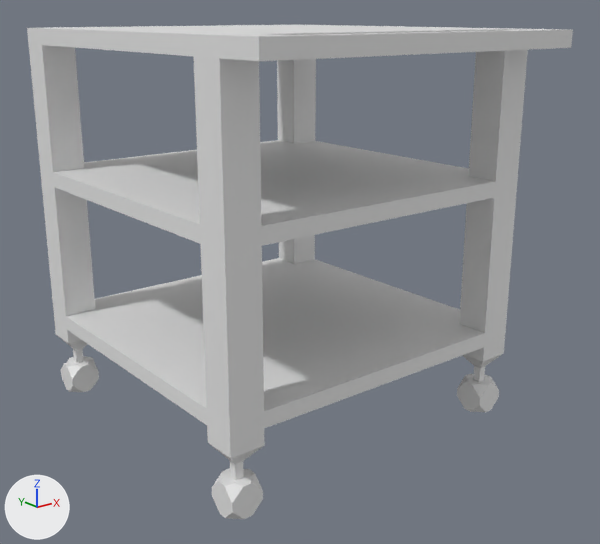
One commit to the FBX model Assets/Models/Cart.fbx: the scene before it, then after it.
Both versions are drawn from a 50 mm lens placed at (-22.1, -53.1, 25.0), pointed at (10.2, -12.7, 8.8). Lighting does not change. The marker at lower left points along +X, +Y and +Z. The first picture is the older version. Vertices at exactly the same position are counted once.
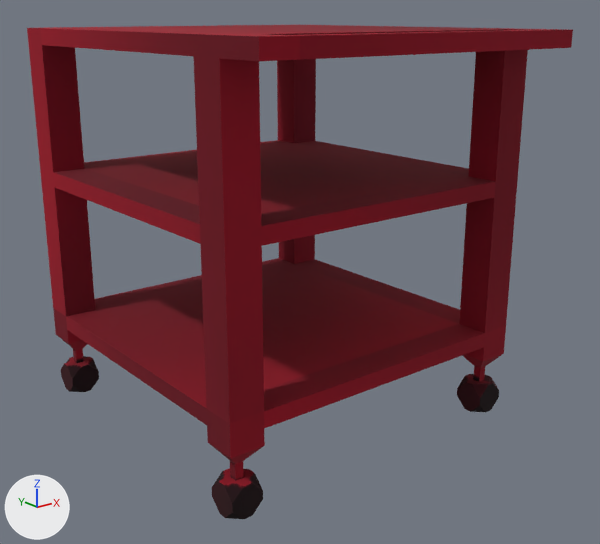
Changed parts and their boxes [x1, y1, x2, y2] in the pictures (600 x 544 px):
'Cube', surface changed, recoloured (white to red)
    both: [27, 25, 573, 519]
part 1 of me_cube, recoloured
    both: [294, 25, 488, 324]
part 2 of me_cube, recoloured (white to red)
    both: [261, 28, 573, 429]
part 3 of me_cube, recoloured (white to red)
    both: [40, 28, 519, 519]

What the commit changed:
Picture 'CartTexture1.png' (img_carttexture1_png) is new.
Picture 'CartTexture4.png' (img_carttexture4_png) is new.
Picture 'CartTexture3.png' (img_carttexture3_png) is new.
In material 'Material' (mat_material), base_color is no longer (0.8, 0.8, 0.8), white #e7e7e7.
In material 'Material' (mat_material), texture is now set to img_carttexture1_png, with its transparency.
In material 'Material' (mat_material), metallic goes from 0.0 to 0.1.
In material 'Material' (mat_material), roughness goes from 0.5 to 1.0.
Material 'Material.004' (mat_material_004) is new.
Its texture is img_carttexture1_png (with its transparency).
Its metallic is 0.1.
Its roughness is 1.0.
Material 'Material.006' (mat_material_006) is new.
Its texture is img_carttexture4_png (with its transparency).
Its metallic is 0.1.
Its roughness is 1.0.
Material 'Material.005' (mat_material_005) is new.
Its texture is img_carttexture3_png (with its transparency).
Its metallic is 0.1.
Its roughness is 1.0.
me_cube has 293 vertices, 248 faces and spans x -1.1..21.1, y -24.1..1.1, z -1.0..24.0.
me_cube is used by ob_cube; location (0.0, 0.0, 0.0).
me_cube part 1: all 55 faces that had it switch from mat_material_003 (white #e7e7e7) to mat_material_004 (picture img_carttexture1_png).
me_cube part 2: all 63 faces that had it switch from mat_material_002 (white #e7e7e7) to mat_material_005 (picture img_carttexture3_png).
me_cube part 3: all 62 faces that had it switch from mat_material_001 (white #e7e7e7) to mat_material_006 (picture img_carttexture4_png).
